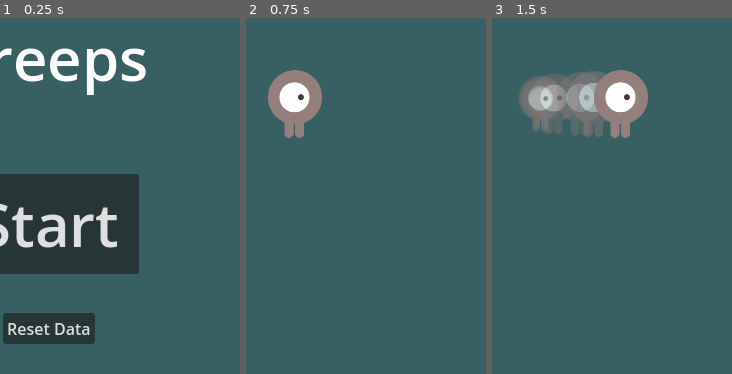
Above: before the commit, frames 1-3 (left to right).
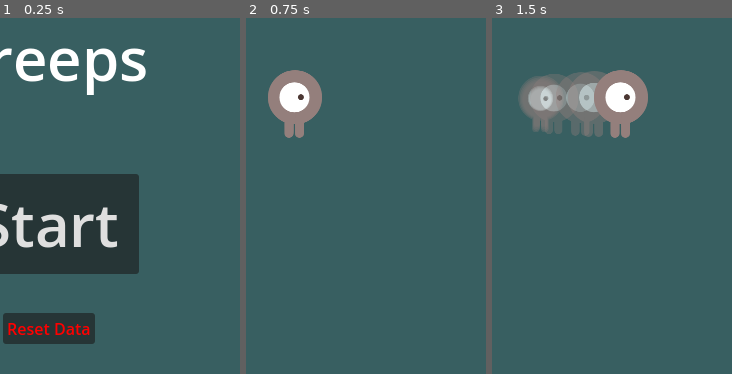
Above: after the commit, the same moments.

Repository: Infini-Creation/Dodge-The-Creeps-LootLocker-Leaderboard-Demo
Game: Godot game, scene res://Main.tscn
The game is run twice, just before and just after one commit, with the same random seed, the same clock (stepped at 60 frames per second) and the same inputs.
Inputs:
- Up to frame 1 (0.25 s): no input
- Up to frame 2 (0.75 s): click "Start" at 0.5 s
- Up to frame 3 (1.5 s): tap Enter at 1.25 s; hold D (move_right) from 1.28 s (still down)
The pictures show only the part of the screen within x 40-90%, y 50-100%; the shares and areas given below are measured in that part.

The runs differ from the first frame. In frame 1, 0.6% of the frame differs, in the area x 3-38%, y 85-90%; in frame 2, nothing differs; in frame 3, nothing differs.
Error in both runs: Invalid access to property or key 'Name' on a base object of type 'Dictionary'. (res://submitScore.gd:9)

Commit message:
Update HUD.tscn
- change color of reset button text

Diff:
--- a/dodge_the_creeps/HUD.tscn
+++ b/dodge_the_creeps/HUD.tscn
@@ -62,6 +62,7 @@
 grow_vertical = 0
 size_flags_horizontal = 4
 size_flags_vertical = 4
+theme_override_colors/font_color = Color(1, 0, 0, 1)
 text = "Reset Data"
 metadata/_edit_use_anchors_ = true
 
